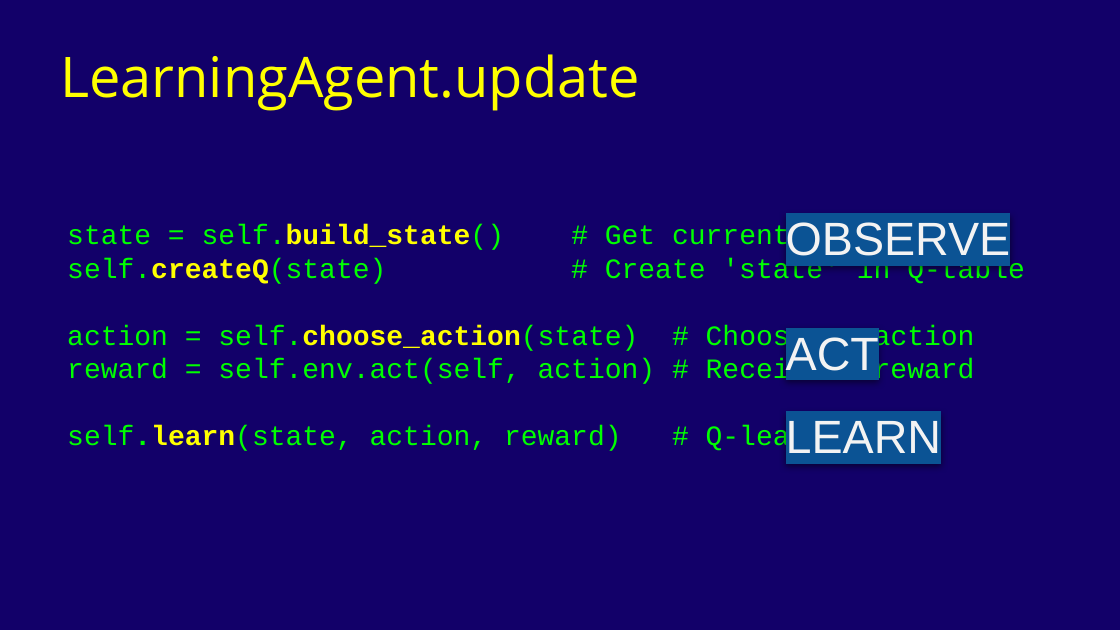
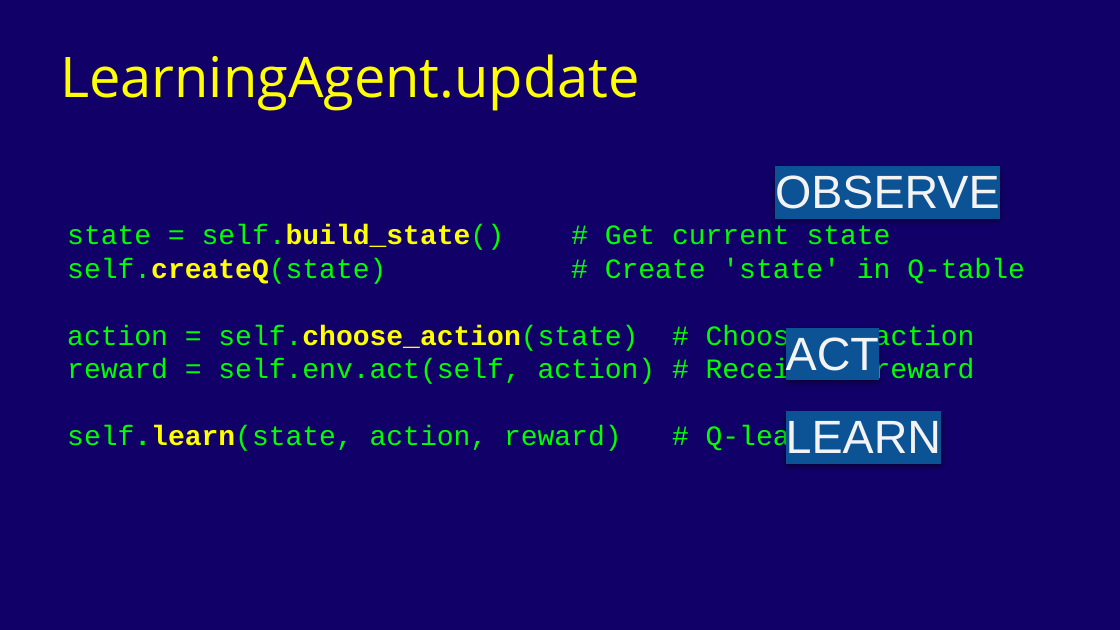
Before and after one commit to lvibb/sandbox, a slide deck: slide 12 of mlnd/Session 10a.pptx. Drawn at 1120x630 pixels with LibreOffice and Linux fonts; fonts in the diff are those of the drawing. Boxes give left, top, right and bottom in pixels: in the first picture for what was removed or moved away, otherwise in the second. Text is boxed around its words. In the diff, an @@ line names an element or a change of style, - is before the commit and + after.

```diff
--- a/mlnd/Session 10a.pptx
+++ b/mlnd/Session 10a.pptx
@@ text "OBSERVE": place and size @@
-text "OBSERVE" at <box>786,222,1010,256</box>
+text "OBSERVE" at <box>775,175,999,209</box>
```
Also in this commit, not shown: 13 other files.
